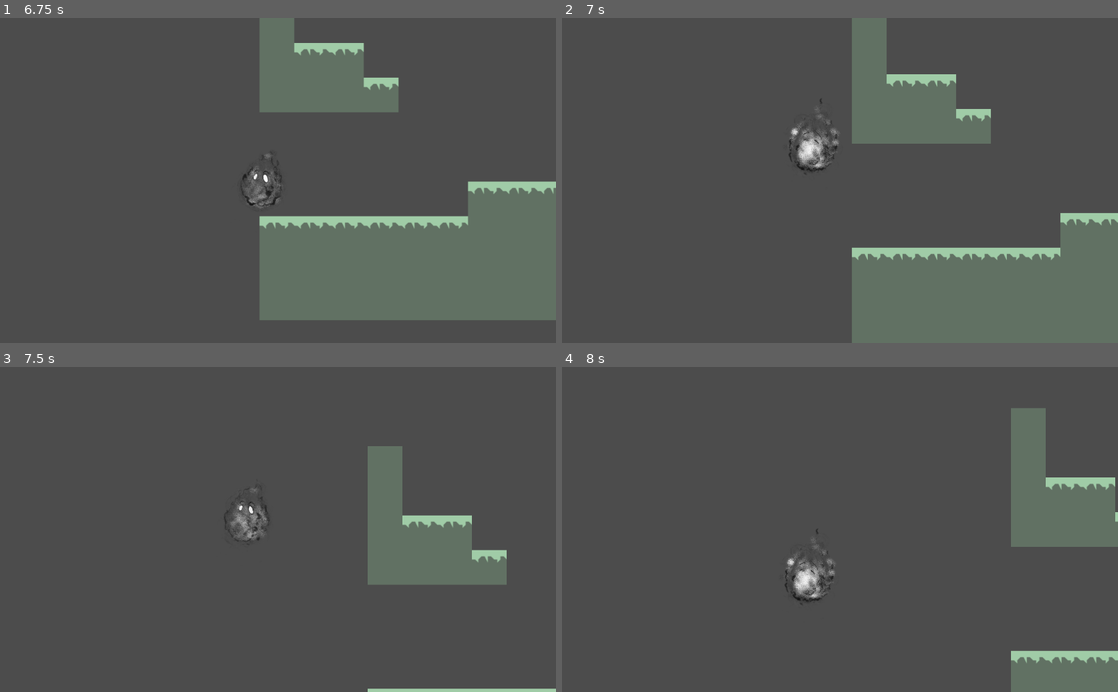
Above: before the commit, frames 1-4 (two rows, left to right).
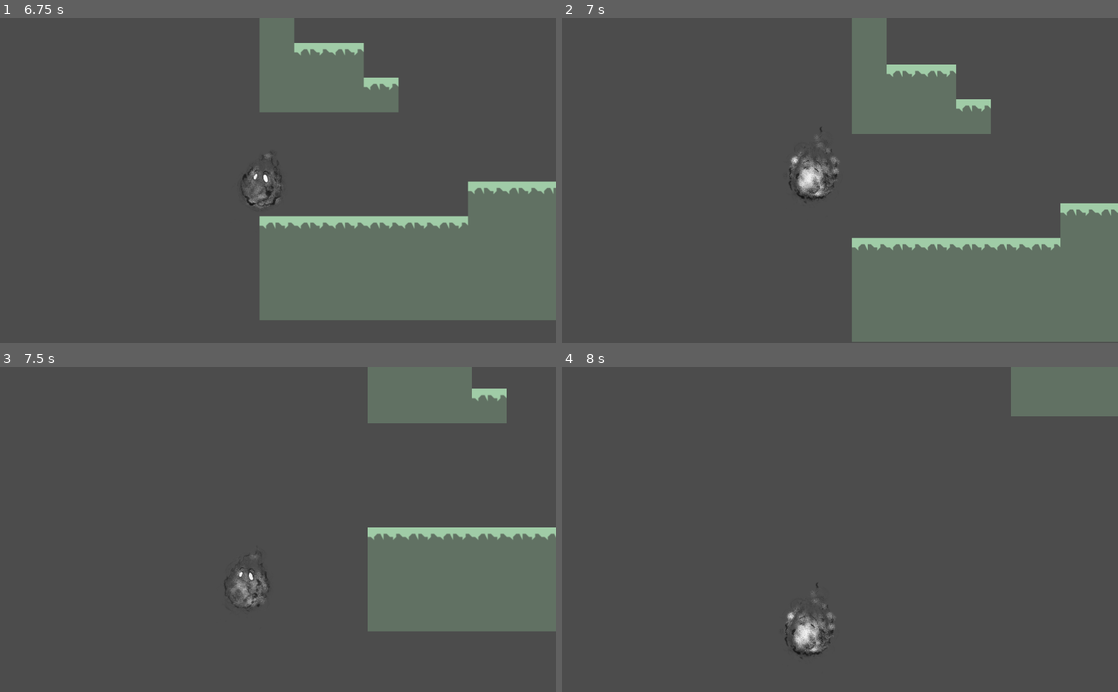
Above: after the commit, the same moments.

Repository: Seibaah/GGJ_MTL2020
Game: Godot game, scene res://Main_menu.tscn
The game is run twice, just before and just after one commit, with the same random seed, the same clock (stepped at 60 frames per second) and the same inputs. The engine's default icon, where the game draws it, is replaced by a stand-in: a white triangle on a blue panel in a dark square.
Inputs:
- Up to frame 1 (6.75 s): click "New Game" at 0.5 s; hold Down (plant_seed) 1.28-2.03 s; hold Right (move_right) 1.28-2.78 s; tap Up (jump) at 1.52, 2.27, 3.77, 4.52, 5.27 s; tap Down (plant_seed) every 1.5 s from 2.1 to 6.6 s; hold Left (move_left) 2.78-3.53 s; hold Down (plant_seed) 2.78-3.53 s; hold Right (move_right) 3.53-5.03 s; hold Down (plant_seed) 4.28-5.03 s; hold Left (move_left) 5.03-5.78 s; hold Right (move_right) 5.78-6.53 s; hold Down (plant_seed) 5.78-6.53 s; hold Left (move_left) from 6.53 s (still down)
- Up to frame 2 (7 s): keep holding Left (move_left); tap Up (jump) at 6.77 s
- Up to frame 3 (7.5 s): keep holding Left (move_left); hold Down (plant_seed) from 7.28 s (still down)
- Up to frame 4 (8 s): keep holding Left (move_left); keep holding Down (plant_seed); tap Up (jump) at 7.52 s

Frame 1 is identical in both runs. In frame 2, 5.6% of the frame differs, in the area x 40-100%, y 14-100%; in frame 3, 14%, in the area x 40-100%, y 0-100%; in frame 4, 12%.

Commit message:
Fixed jump ceiling collision

Diff:
--- a/Scripts/Player.gd
+++ b/Scripts/Player.gd
@@ -45,6 +45,8 @@
 
 	move_and_slide(Vector2(motion.x, motion.y), UP)
 
+	if is_on_ceiling():
+		motion.y = 0
 	if is_on_floor() and motion.y >= 5:
 		motion.y = 5
 	if motion.y > MAX_FALL_SPEED:
